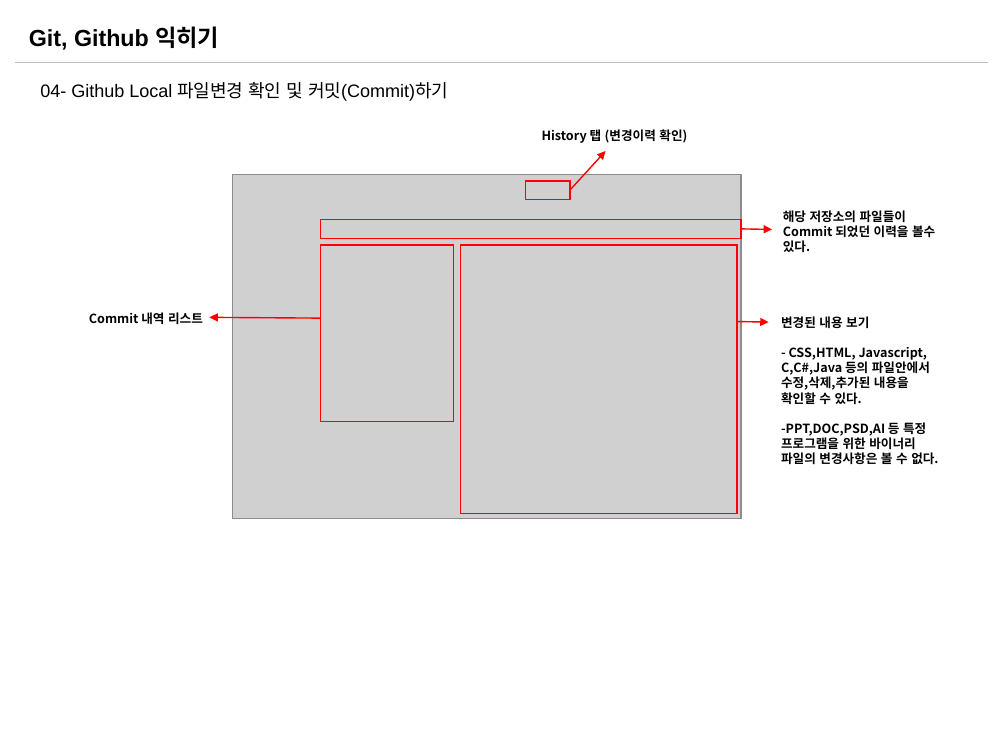
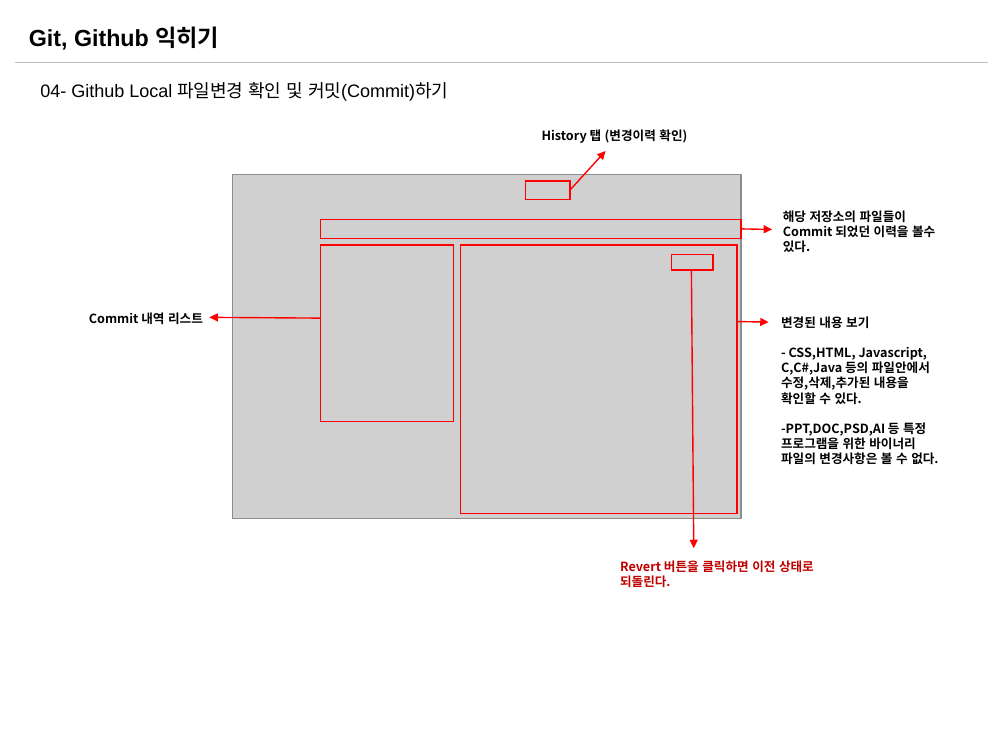
Before and after one commit to sabin21/NodeJS_Workflow_Study, a slide deck: slide 6 of CH00_Git_Github.pptx. Drawn at 1008x756 pixels with LibreOffice and Linux fonts; fonts in the diff are those of the drawing; grey boxes stand for pictures. Boxes give left, top, right and bottom in pixels: in the first picture for what was removed or moved away, otherwise in the second. Text is boxed around its words. In the diff, an @@ line names an element or a change of style, - is before the commit and + after.

```diff
--- a/CH00_Git_Github.pptx
+++ b/CH00_Git_Github.pptx
@@ rectangle added at box(671, 255, 713, 270), outline #FF0000 1 pt @@
@@ arrow added from (691, 269) to (694, 548), #FF0000 1 pt @@
@@ text added at box(620, 560, 814, 587), 9 pt, text #C00000, bold @@
+Revert 버튼을 클릭하면 이전 상태로 되돌린다.
```
Also in this commit, not shown: 1 slide added, 1 slide removed.
